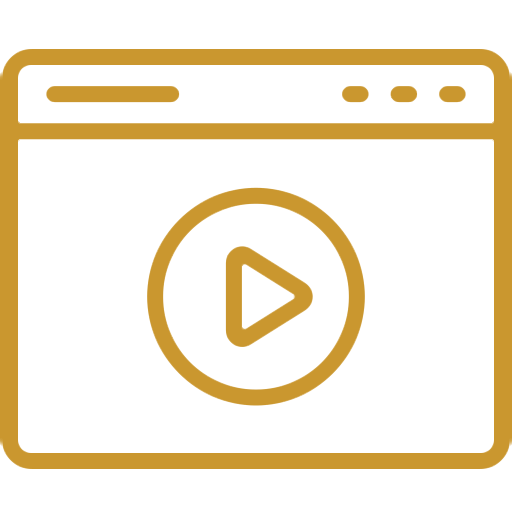
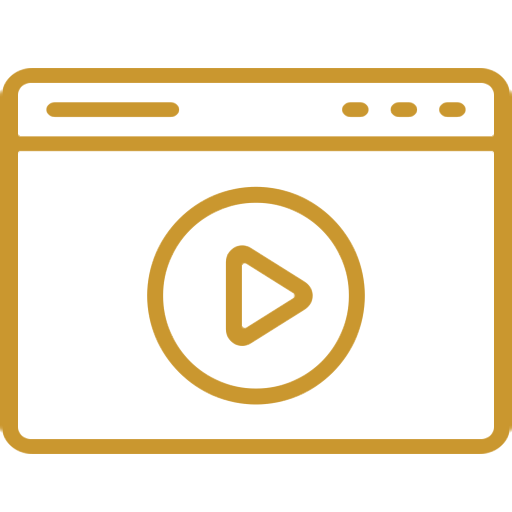
Comparing the layer stacks of the two w=512, h=512 images. Changes:
removed layer "video-player copy" over [0, 49, 512, 469]
added layer "video-player copy 2" above "radio_1 copy" over [0, 68, 512, 454]
